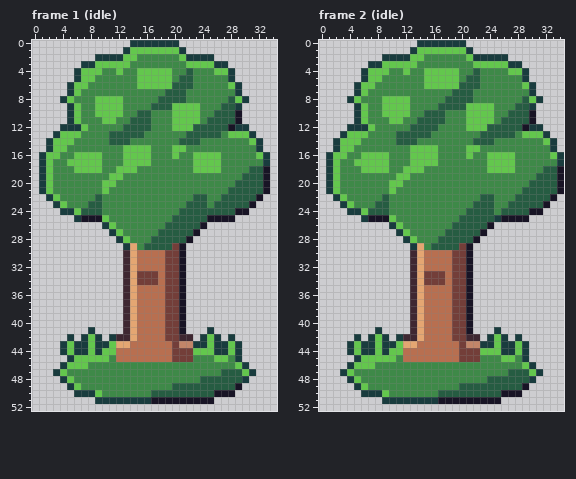
Edited in one commit: pixel-art file (art/needs/spot-tree@88.aseprite). Above: the version before the commit.
35x53 pixels, 4 frames. Shown: frame 1 (idle), frame 2 (idle). The commit also changed other frames, which this record leaves out.
And afterwards:
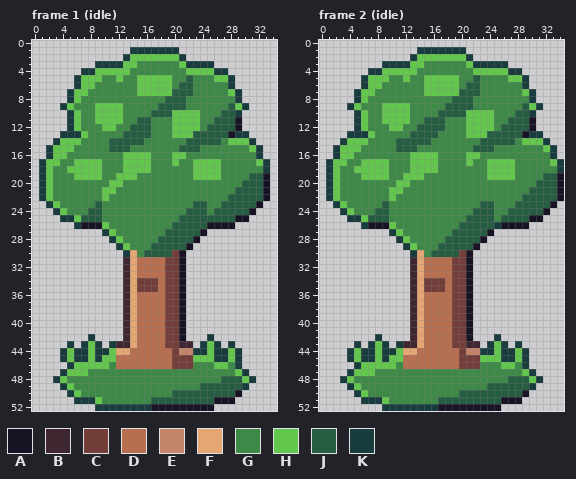
Palette (. is transparent): A #181425  B #3e2731  C #733e39  D #b86f50  E #c28569  F #e4a672  G #3e8948  H #63c74d  J #265c42  K #193c3e
The exact change:
Frame 1 (idle):
y 0: x 14..20 KKKKKKK -> .......
y 1: x 13..21 KHHHHHHHK -> .KKKKKKK.
y 2: x 9..13 KKKKH -> ....K; x 15..25 GGGGGGHKKKK -> HHHHHHK....
y 3: x 7..12 KKHHHH -> ..KKKK; x 14 G -> H; x 21..27 GHHHHKK -> HKKKK..
y 4: x 6..8 KHH -> .KK; x 10..11 GG -> HH; x 13 G -> H; x 15..19 HHHHH -> GGGGG; x 22..28 JGGGHHK -> HHHHKK.
y 5: x 9 G -> H; x 12 G -> H; x 21 J -> G; x 26..27 GG -> HH
y 6: x 5..6 KH -> .K; x 8 G -> H; x 20 J -> G; x 28..29 HK -> K.
y 7: x 7 G -> H; x 15..19 GGGGJ -> HHHHH; x 22 G -> J; x 28 G -> H
y 8: x 4..6 KHG -> .KH; x 9..12 HHHH -> GGGG; x 18 J -> G; x 28..30 JHK -> GK.
y 9: x 4..6 .KH -> KHG; x 17 J -> G; x 20..23 HHHH -> JJGG; x 27 J -> G; x 29..30 K. -> HK
y 10: x 15..19 JJGGG -> GGJJJ; x 26 J -> G; x 29 A -> K
y 11: x 9 G -> H; x 12 G -> H; x 14 J -> G; x 25 J -> G
y 12: x 4 K -> .; x 6..7 KH -> HG; x 10..11 GG -> HH; x 13 J -> G; x 23..24 JJ -> HG; x 28..30 AKK -> JA.
y 13: x 3..7 KHHHG -> .KKKH; x 11..12 JJ -> GG; x 16 G -> J; x 20..22 GGJ -> HHH; x 27..31 GHHHK -> JAKK.
y 14: x 2..3 KH -> .K; x 6 G -> H; x 14..15 GG -> JJ; x 21 J -> G; x 24..26 GGG -> JJJ; x 28..32 GGGHK -> HHHK.
y 15: x 5 G -> H; x 11..16 GGHHHH -> JJJGGG; x 20..23 HHGG -> GJJJ; x 31 G -> H
y 16: x 1..2 KH -> .K; x 4 G -> H; x 6..9 HHHH -> GGGG; x 21 G -> H; x 23..26 HHHH -> GGGG; x 32..33 HK -> K.
y 17: x 3 G -> H; x 5 H -> G; x 20 G -> H; x 32 G -> H
y 18: x 5 G -> H; x 12 H -> G; x 15..16 GG -> HH; x 31..33 JJA -> GGK
y 19: x 6..9 GGGG -> HHHH; x 11 H -> G; x 13..14 GG -> HH; x 23..26 GGGG -> HHHH; x 30 J -> G
y 20: x 10 H -> G; x 12 G -> H; x 29 J -> G
y 21: x 11 G -> H; x 28 J -> G
y 22: x 1..3 .KH -> KHG; x 9..10 JG -> GH; x 23..24 JJ -> GG; x 27 J -> G; x 32..33 A. -> JA
y 23: x 2..4 .KH -> KHG; x 8 J -> G; x 22 J -> G; x 26 J -> G; x 31..32 A. -> JA
y 24: x 3..7 .KKHJ -> KHGGG; x 21 J -> G; x 25 J -> G; x 29..31 AA. -> JJA
y 25: x 4..10 ..KAAAH -> KKHJJJG; x 20 J -> G; x 25..30 AAAA.. -> JJJJAA
y 26: x 6..11 ....KH -> KAAAHG; x 19 J -> G; x 24..28 A.... -> JAAAA
y 27: x 10..12 .KH -> KHG; x 18 J -> G; x 23..24 A. -> JA
y 28: x 11..13 .KH -> KHG; x 17 J -> G; x 22..23 A. -> JA
y 29: x 12..14 .KF -> KHG; x 16 J -> G; x 20..22 CA. -> JJA
y 30: x 13 B -> K; x 15..19 DDDDC -> GJJJJ
y 33: x 15..17 CCC -> DDD
y 35: x 15..17 DDD -> CCC
y 41: x 8 K -> .; x 25 K -> .
y 42: x 5 K -> .; x 7..9 KHK -> .K.; x 11..12 KB -> ..; x 21..22 BB -> A.; x 24..26 KHK -> .K.; x 28 K -> .
y 43: x 4..6 KHK -> .K.; x 10..14 KHFFD -> .KBBF; x 19 D -> C; x 21..23 EEK -> BB.; x 27..29 KHK -> .K.
y 44: x 10 H -> K; x 12..13 DD -> FF; x 21..24 CCHH -> EEKK
y 45: x 4..7 .KHH -> KHKK; x 9 H -> K; x 11 G -> H; x 23..28 GGGHHG -> HHHKKH
y 46: x 4..5 KH -> .K; x 8..10 GGG -> HHH; x 12..22 GGGGGGGGGGG -> DDDDDDDDCCC; x 26..27 GG -> HH; x 29..30 HK -> K.
y 47: x 3..7 KHGGG -> .KHHH; x 27..31 JJJHK -> GGHK.
y 48: x 3..5 .KH -> KHG; x 24..26 JJJ -> GGG; x 30..31 K. -> HK
y 49: x 4..6 .KH -> KHG; x 20..23 JJJJ -> GGGG; x 29..30 A. -> JK
y 50: x 5..9 .KKKH -> KHGGG; x 17..19 JJJ -> GGG; x 26..29 AAA. -> JJJA
y 51: x 6..28 ...KKKKKKKKAAAAAAAAA... -> KKKHGGGGGGGJJJJJJJJJAAA
y 52: x 9..25 ................. -> KKKKKKKKAAAAAAAAA
Frame 2 (idle):
y 0: x 14..20 KKKKKKK -> .......
y 1: x 13..21 KHHHHHHHK -> .KKKKKKK.
y 2: x 9..13 KKKKH -> ....K; x 15..26 GGGGGGHKKKKK -> HHHHHHK.....
y 3: x 7..12 KKHHHH -> ..KKKK; x 14 G -> H; x 21..28 GHHHHHKK -> HKKKKK..
y 4: x 6..8 KHH -> .KK; x 10..11 GG -> HH; x 13 G -> H; x 15..19 HHHHH -> GGGGG; x 22..29 JGGGGHHK -> HHHHHKK.
y 5: x 9 G -> H; x 12 G -> H; x 21 J -> G; x 27..28 GG -> HH
y 6: x 5..6 KH -> .K; x 8 G -> H; x 20 J -> G; x 29..30 HK -> K.
y 7: x 7 G -> H; x 15..19 GGGGJ -> HHHHH; x 22 G -> J; x 29 G -> H
y 8: x 4..6 KHG -> .KH; x 9..12 HHHH -> GGGG; x 18 J -> G; x 29..31 JHK -> GK.
y 9: x 4..6 .KH -> KHG; x 17 J -> G; x 21..24 HHHH -> JGGG; x 28 J -> G; x 30..31 K. -> HK
y 10: x 15..16 JJ -> GG; x 18..20 GGG -> JJJ; x 27 J -> G; x 30 A -> K
y 11: x 9 G -> H; x 12 G -> H; x 14 J -> G; x 26 J -> G
y 12: x 4 K -> .; x 6..7 KH -> HG; x 10..11 GG -> HH; x 13 J -> G; x 17 G -> J; x 24..25 JJ -> HG; x 29..31 AKK -> JA.
y 13: x 3..7 KHHHG -> .KKKH; x 11..12 JJ -> GG; x 16 G -> J; x 21..23 GGJ -> HHH; x 28..32 GHHHK -> JAKK.
y 14: x 2..3 KH -> .K; x 6 G -> H; x 14..15 GG -> JJ; x 22 J -> G; x 25..27 GGG -> JJJ; x 29..33 GGGHK -> HHHK.
y 15: x 5 G -> H; x 11..16 GGHHHH -> JJJGGG; x 21..24 HHGG -> GJJJ; x 32 G -> H
y 16: x 1..2 KH -> .K; x 4 G -> H; x 6..9 HHHH -> GGGG; x 22 G -> H; x 24..27 HHHH -> GGGG; x 33..34 HK -> K.
y 17: x 3 G -> H; x 5 H -> G; x 21 G -> H; x 33 G -> H
y 18: x 5 G -> H; x 12 H -> G; x 15..16 GG -> HH; x 32..34 JJA -> GGK
y 19: x 6..9 GGGG -> HHHH; x 11 H -> G; x 13..14 GG -> HH; x 24..27 GGGG -> HHHH; x 31 J -> G
y 20: x 10 H -> G; x 12 G -> H; x 30 J -> G
y 21: x 11 G -> H; x 29 J -> G
y 22: x 1..3 .KH -> KHG; x 9..10 JG -> GH; x 23..24 JJ -> GG; x 28 J -> G; x 33..34 A. -> JA
y 23: x 2..4 .KH -> KHG; x 8 J -> G; x 22 J -> G; x 27 J -> G; x 32..33 A. -> JA
y 24: x 3..7 .KKHJ -> KHGGG; x 21 J -> G; x 26 J -> G; x 30..32 AA. -> JJA
y 25: x 4..10 ..KAAAH -> KKHJJJG; x 20 J -> G; x 25..31 KAAAA.. -> GJJJJAA
y 26: x 6..11 ....KH -> KAAAHG; x 19 J -> G; x 24..29 A..... -> JKAAAA
y 27: x 10..12 .KH -> KHG; x 18 J -> G; x 23..24 A. -> JA
y 28: x 11..13 .KH -> KHG; x 17 J -> G; x 22..23 A. -> JA
y 29: x 12..14 .KF -> KHG; x 16 J -> G; x 20..22 CA. -> JJA
y 30: x 13 B -> K; x 15..19 DDDDC -> GJJJJ
y 33: x 15..17 CCC -> DDD
y 35: x 15..17 DDD -> CCC
y 41: x 8 K -> .; x 25 K -> .
y 42: x 5 K -> .; x 7..9 KHK -> .K.; x 11..12 KB -> ..; x 21..22 BB -> A.; x 24..26 KHK -> .K.; x 28 K -> .
y 43: x 4..6 KHK -> .K.; x 10..14 KHFFD -> .KBBF; x 19 D -> C; x 21..23 EEK -> BB.; x 27..29 KHK -> .K.
y 44: x 10 H -> K; x 12..13 DD -> FF; x 21..24 CCHH -> EEKK
y 45: x 4..7 .KHH -> KHKK; x 9 H -> K; x 11 G -> H; x 23..28 GGGHHG -> HHHKKH
y 46: x 4..5 KH -> .K; x 8..10 GGG -> HHH; x 12..22 GGGGGGGGGGG -> DDDDDDDDCCC; x 26..27 GG -> HH; x 29..30 HK -> K.
y 47: x 3..7 KHGGG -> .KHHH; x 27..31 JJJHK -> GGHK.
y 48: x 3..5 .KH -> KHG; x 24..26 JJJ -> GGG; x 30..31 K. -> HK
y 49: x 4..6 .KH -> KHG; x 20..23 JJJJ -> GGGG; x 29..30 A. -> JK
y 50: x 5..9 .KKKH -> KHGGG; x 17..19 JJJ -> GGG; x 26..29 AAA. -> JJJA
y 51: x 6..28 ...KKKKKKKKAAAAAAAAA... -> KKKHGGGGGGGJJJJJJJJJAAA
y 52: x 9..25 ................. -> KKKKKKKKAAAAAAAAA
